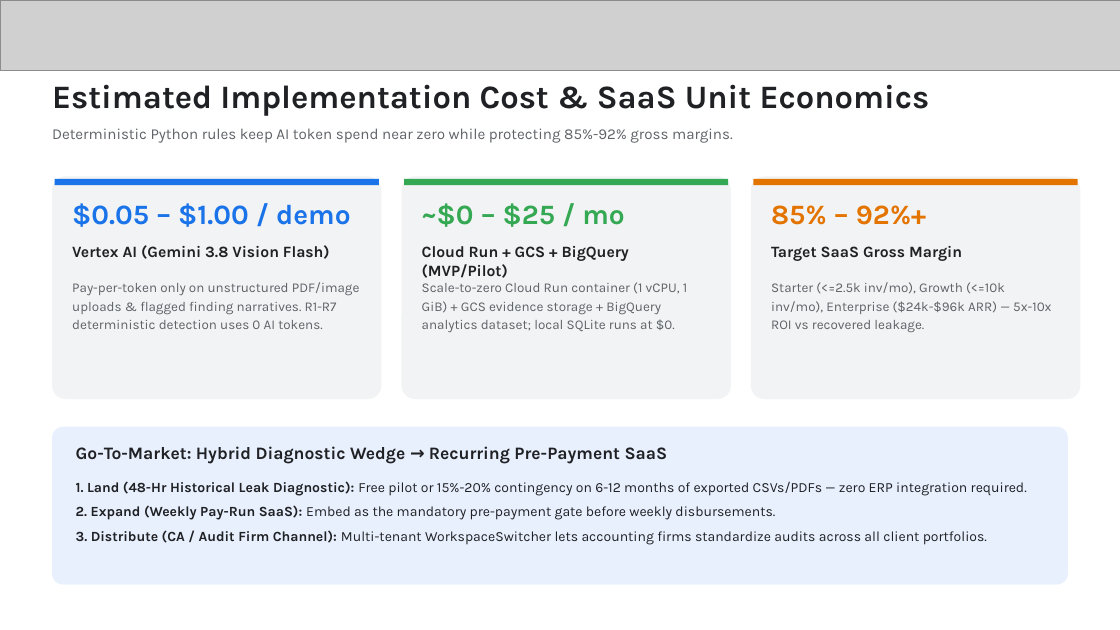
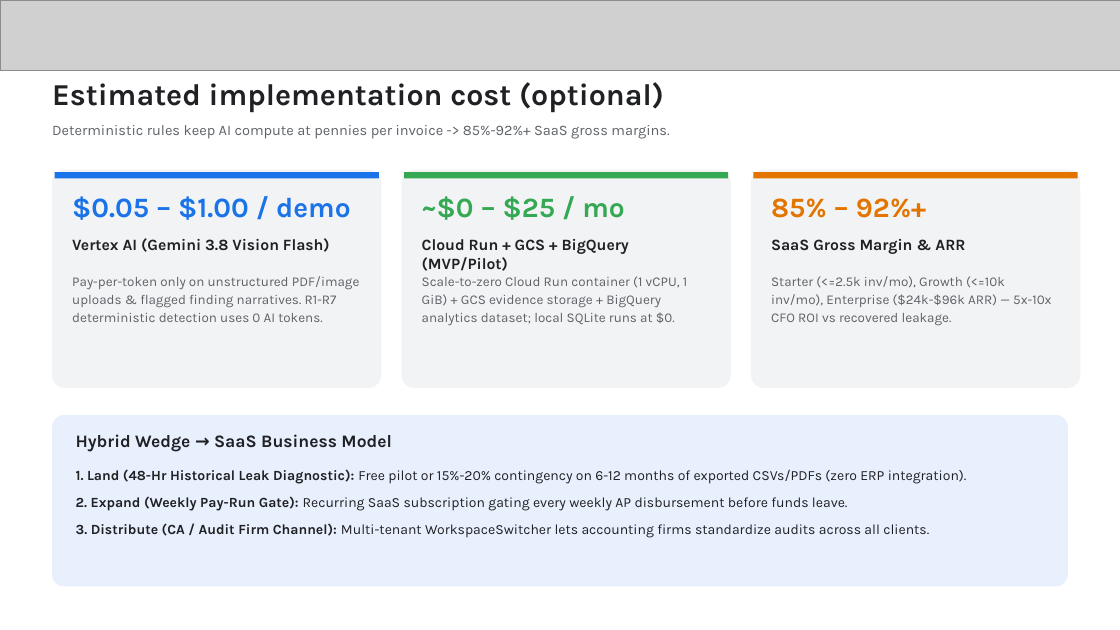
Before and after one commit to naughtynova69/LedgerLens-project, a slide deck: slide 8 of docs/presentation/LedgerLens_Startup_Buildathon_Submission.pptx. Drawn at 1120x630 pixels with LibreOffice and Linux fonts; fonts in the diff are those of the drawing; grey boxes stand for pictures. Boxes give left, top, right and bottom in pixels: in the first picture for what was removed or moved away, otherwise in the second. Text is boxed around its words. In the diff, an @@ line names an element or a change of style, - is before the commit and + after.

Commit message:
docs(presentation): align PPTX strictly to 12-slide Buildathon Prototype Submission template

```diff
--- a/docs/presentation/LedgerLens_Startup_Buildathon_Submission.pptx
+++ b/docs/presentation/LedgerLens_Startup_Buildathon_Submission.pptx
@@ text at (52, 82, 664, 113): text changed; size 28 to 26 pt @@
-Estimated Implementation Cost & SaaS Unit Economics
+Estimated implementation cost (optional)
@@ text at (52, 125, 669, 139): text changed; size 13 to 12.5 pt @@
-Deterministic Python rules keep AI token spend near zero while protecting 85%-92% gross margins.
+Deterministic rules keep AI compute at pennies per invoice -> 85%-92%+ SaaS gross margins.
@@ rounded rectangle: place and size @@
-rounded rectangle at (52, 176, 381, 399)
+rounded rectangle at (52, 170, 381, 388)
@@ rounded rectangle: place and size @@
-rounded rectangle at (402, 176, 731, 399)
+rounded rectangle at (402, 170, 731, 388)
@@ rounded rectangle: place and size @@
-rounded rectangle at (751, 176, 1081, 399)
+rounded rectangle at (751, 170, 1081, 388)
@@ 7 texts, 3 rectangles: place and size @@
-7 texts, 3 rectangles at (55, 179, 1078, 332)
+7 texts, 3 rectangles at (55, 172, 1078, 325)
@@ text at (771, 239, 965, 254): text changed @@
-Target SaaS Gross Margin
+SaaS Gross Margin & ARR
@@ text at (771, 276, 1051, 325): text changed @@
-Starter (<=2.5k inv/mo), Growth (<=10k inv/mo), Enterprise ($24k-$96k ARR) — 5x-10x ROI vs recovered leakage.
+Starter (<=2.5k inv/mo), Growth (<=10k inv/mo), Enterprise ($24k-$96k ARR) — 5x-10x CFO ROI vs recovered leakage.
@@ rounded rectangle: place and size @@
-rounded rectangle at (52, 427, 1068, 585)
+rounded rectangle at (52, 415, 1068, 586)
@@ text at (76, 434, 392, 452): text changed @@
-Go-To-Market: Hybrid Diagnostic Wedge → Recurring Pre-Payment SaaS
+Hybrid Wedge → SaaS Business Model
@@ text at (76, 469, 967, 538): text changed @@
-1. Land (48-Hr Historical Leak Diagnostic): Free pilot or 15%-20% contingency on 6-12 months of exported CSVs/PDFs — zero ERP integration required.
-2. Expand (Weekly Pay-Run SaaS): Embed as the mandatory pre-payment gate before weekly disbursements.
-3. Distribute (CA / Audit Firm Channel): Multi-tenant WorkspaceSwitcher lets accounting firms standardize audits across all client portfolios.
+1. Land (48-Hr Historical Leak Diagnostic): Free pilot or 15%-20% contingency on 6-12 months of exported CSVs/PDFs (zero ERP integration).
+2. Expand (Weekly Pay-Run Gate): Recurring SaaS subscription gating every weekly AP disbursement before funds leave.
+3. Distribute (CA / Audit Firm Channel): Multi-tenant WorkspaceSwitcher lets accounting firms standardize audits across all clients.
```
Also in this commit, not shown: 5 other slides changed, 5 slides added, 3 slides removed, 1 other file.
